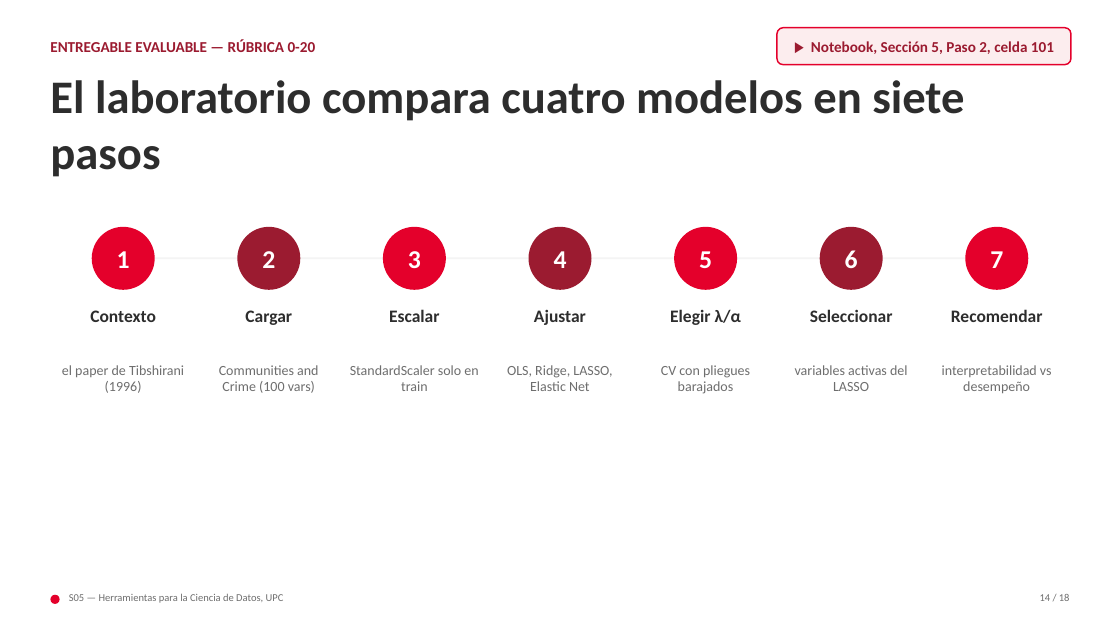
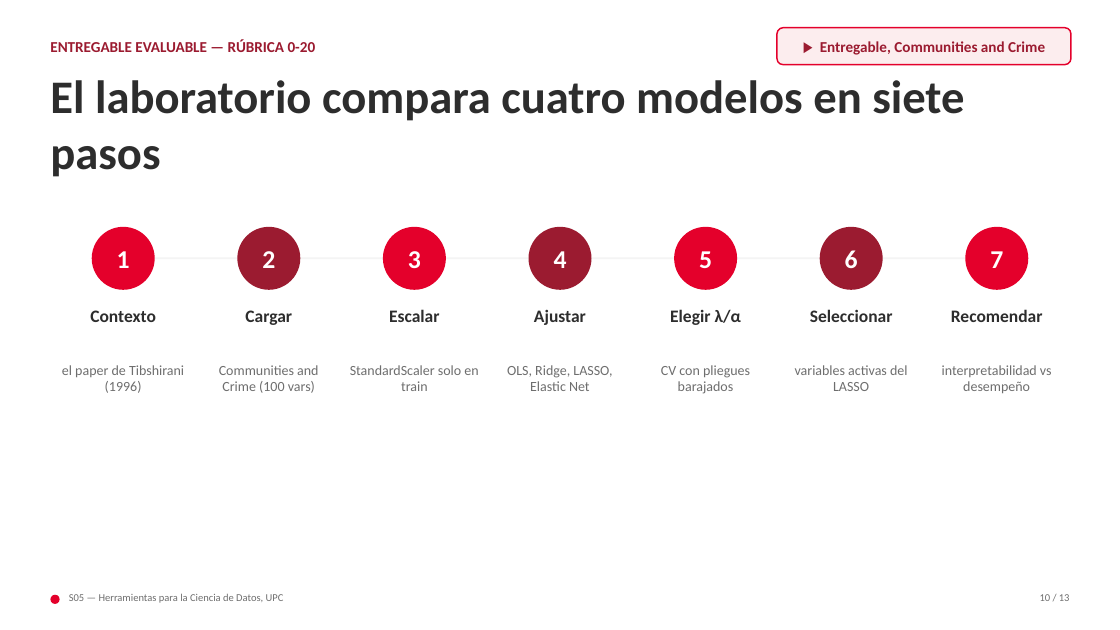
Before and after one commit to jonatanfigueroagil-creator/herramientas-ciencia-datos-alumnos, a slide deck: slide 10 of pregrado/s05/presentacion/S05B.pptx (slide 14 before the commit). Drawn at 1120x630 pixels with LibreOffice and Linux fonts; fonts in the diff are those of the drawing. Boxes give left, top, right and bottom in pixels: in the first picture for what was removed or moved away, otherwise in the second. Text is boxed around its words. In the diff, an @@ line names an element or a change of style, - is before the commit and + after.

```diff
--- a/pregrado/s05/presentacion/S05B.pptx
+++ b/pregrado/s05/presentacion/S05B.pptx
@@ text in rounded rectangle at (820, 41, 1045, 55): text changed @@
-▶ Notebook, Sección 5, Paso 2, celda 101
+▶ Entregable, Communities and Crime
@@ text at (1040, 594, 1070, 601): text changed @@
-14 / 18
+10 / 13
```
Also in this commit, not shown: 10 other slides changed, 5 slides removed, 23 other files.
